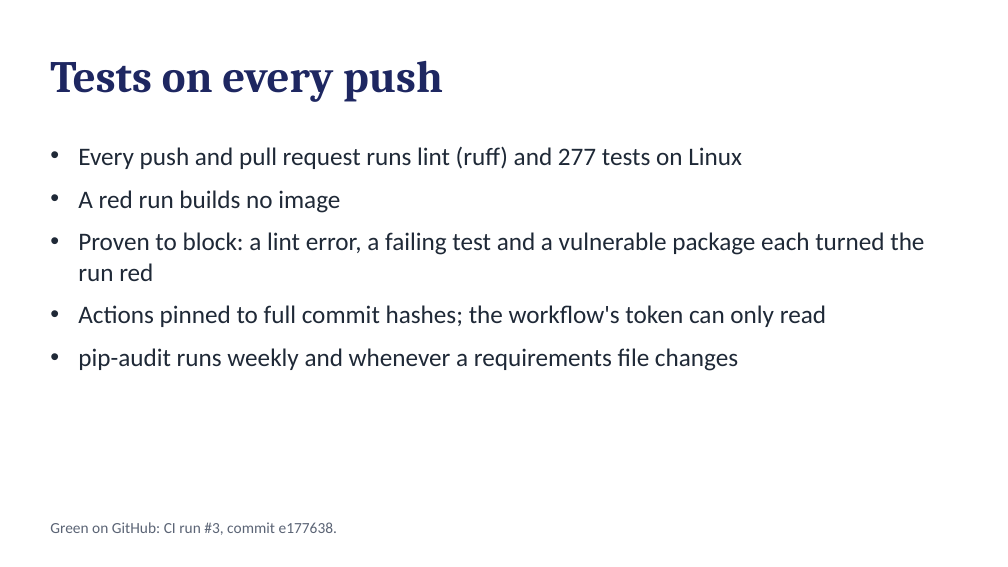
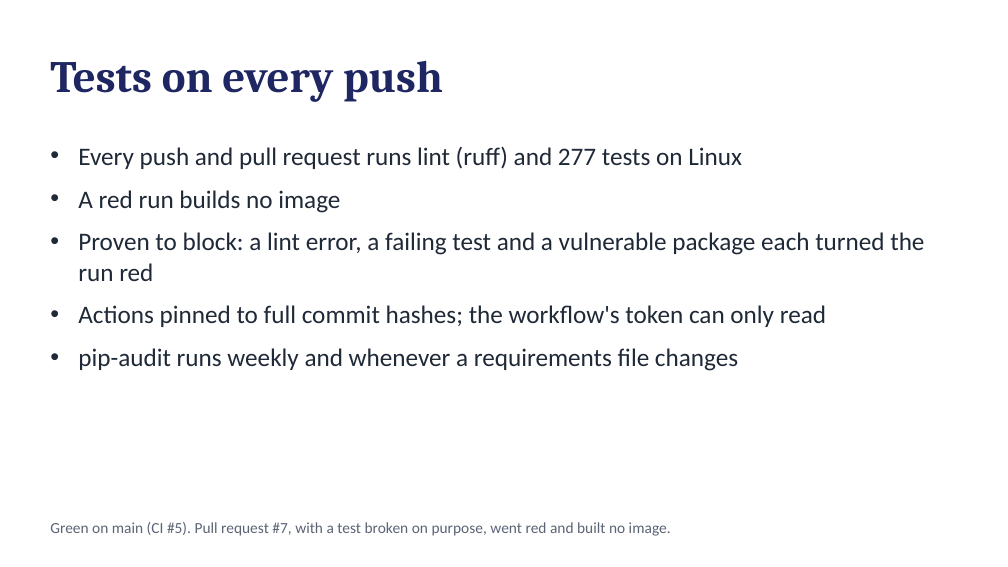
Before and after one commit to Ahmed-Sadeq-Hussein/Dramatizer, a slide deck: slide 5 of reports/milestone4/Dramatizer_Milestone_4.pptx. Drawn at 1008x567 pixels with LibreOffice and Linux fonts; fonts in the diff are those of the drawing. Boxes give left, top, right and bottom in pixels: in the first picture for what was removed or moved away, otherwise in the second. Text is boxed around its words. In the diff, an @@ line names an element or a change of style, - is before the commit and + after.

```diff
--- a/reports/milestone4/Dramatizer_Milestone_4.pptx
+++ b/reports/milestone4/Dramatizer_Milestone_4.pptx
@@ text at (50,522,671,536): text changed @@
-Green on GitHub: CI run #3, commit e177638.
+Green on main (CI #5). Pull request #7, with a test broken on purpose, went red and built no image.
```
Also in this commit, not shown: 7 other slides changed, 1 slide added, 58 other files.
